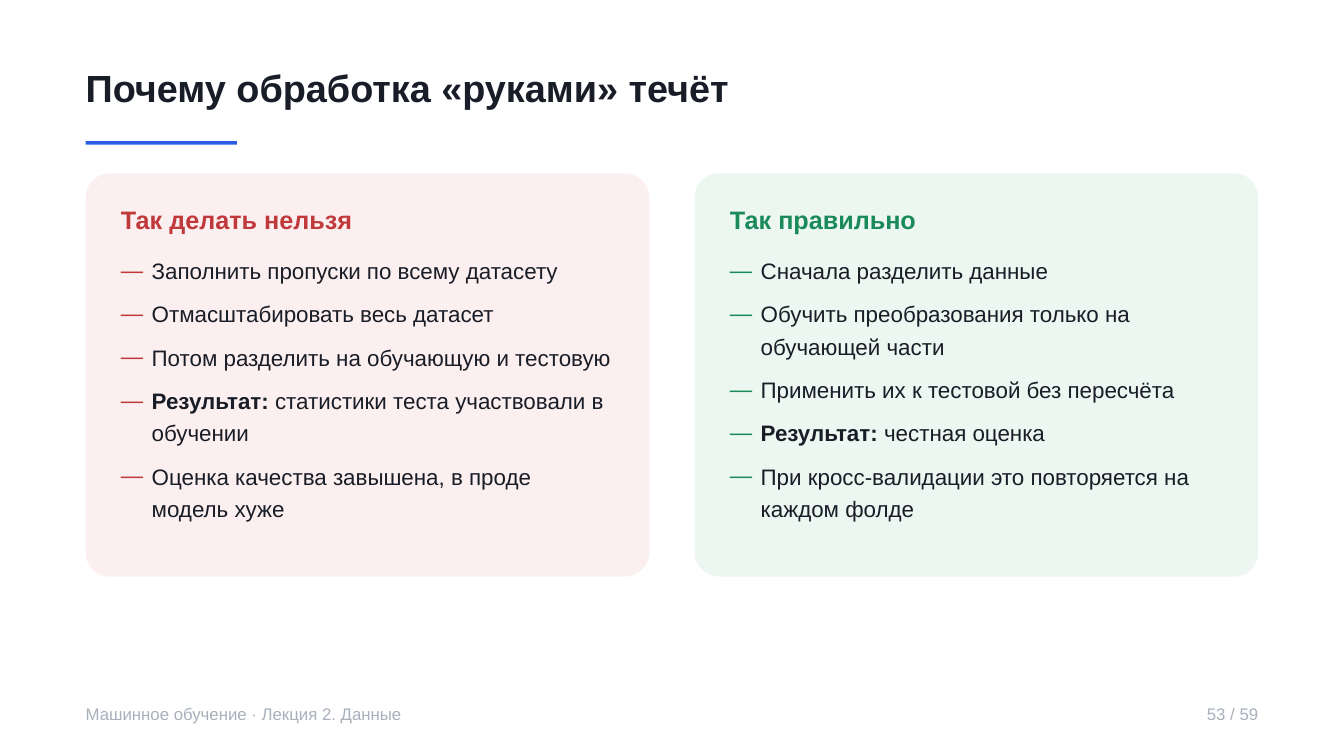
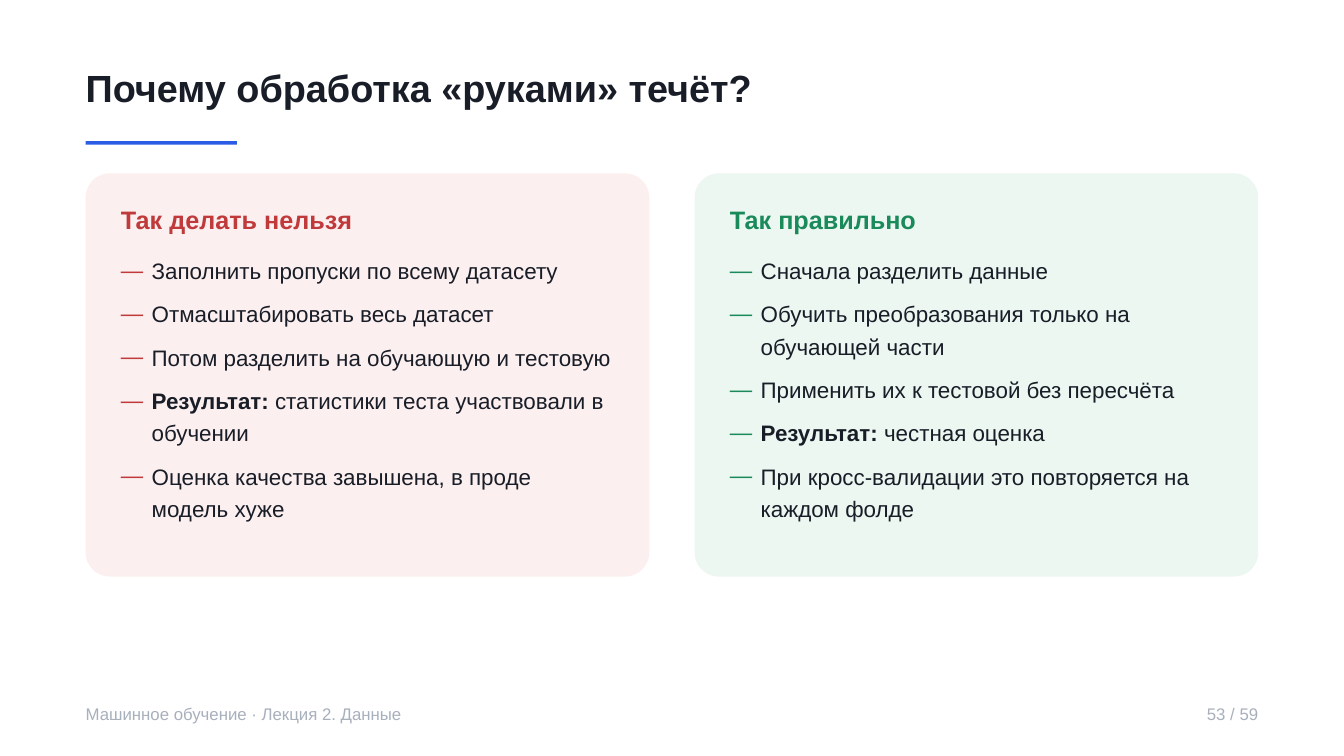
Before and after one commit to rustam-azimov/ml-course-spbu, a slide deck: slide 53 of lectures/lecture02.pptx. Drawn at 1344x756 pixels with LibreOffice and Linux fonts; fonts in the diff are those of the drawing. Boxes give left, top, right and bottom in pixels: in the first picture for what was removed or moved away, otherwise in the second. Text is boxed around its words. In the diff, an @@ line names an element or a change of style, - is before the commit and + after.

```diff
--- a/lectures/lecture02.pptx
+++ b/lectures/lecture02.pptx
@@ text at (86, 74, 752, 109): text changed @@
-Почему обработка «руками» течёт
+Почему обработка «руками» течёт?
```
Also in this commit, not shown: 9 other slides changed, 2 other files.
